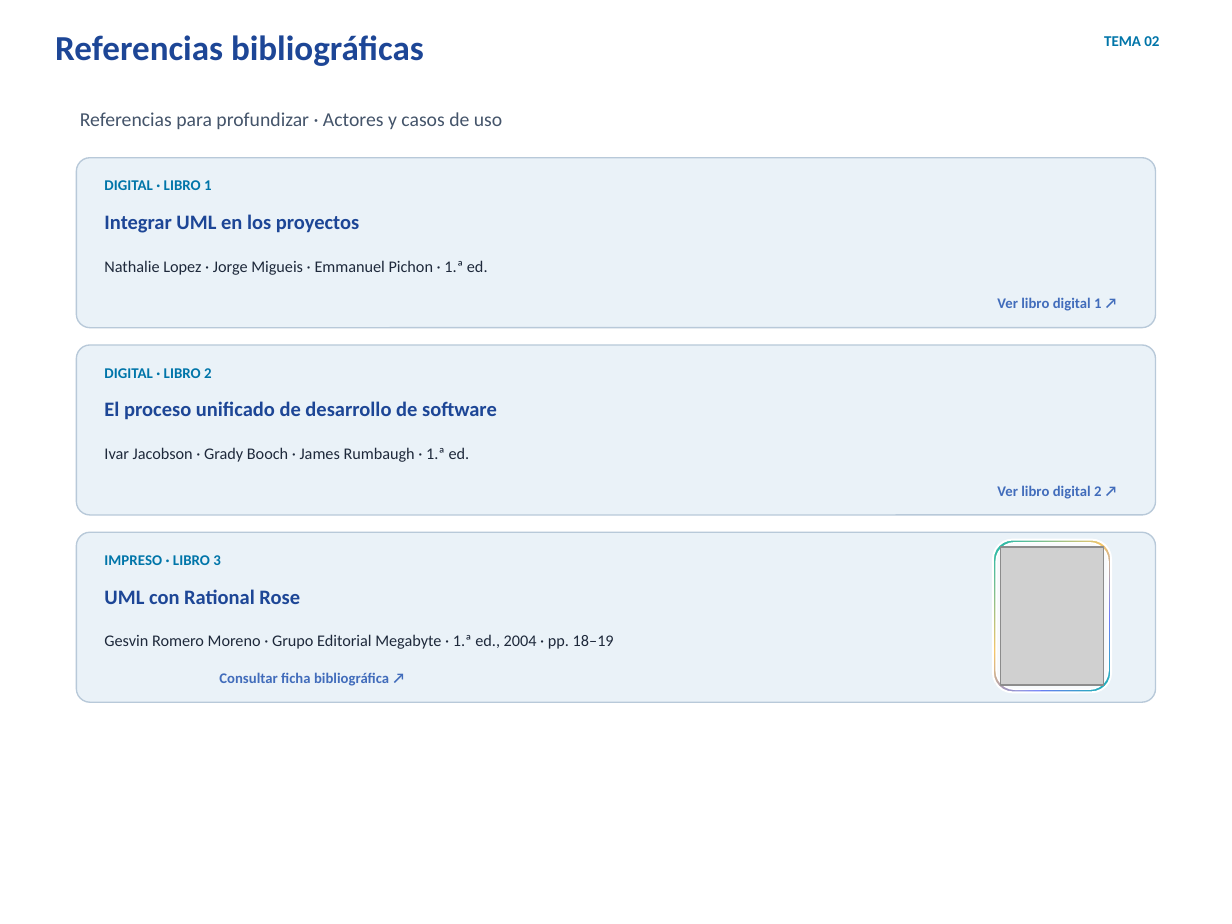
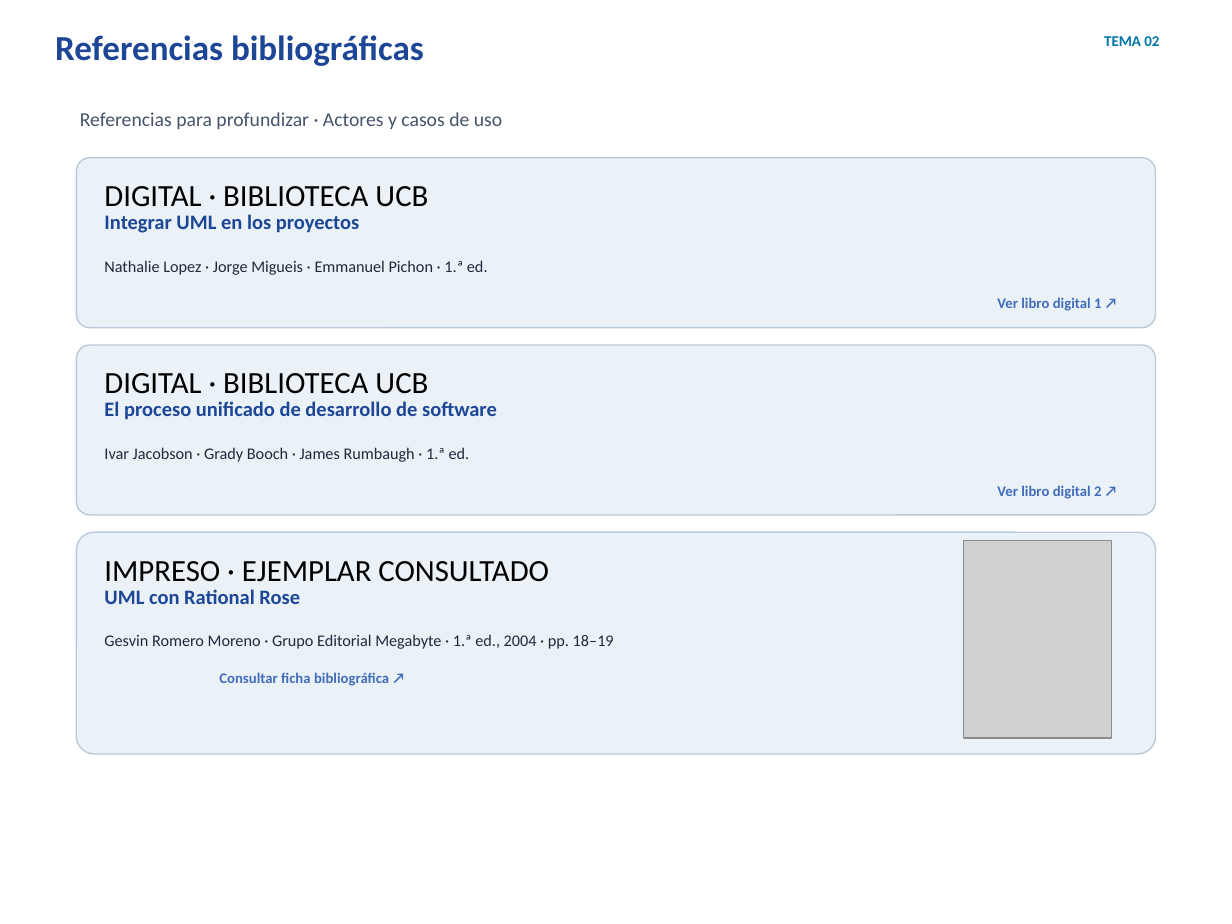
Before and after one commit to erickbravob/sistemas-informacion-i, a slide deck: slide 8 of materiales/actividad-1/tema-02-actores-casos-v9.pptx. Drawn at 1232x924 pixels with LibreOffice and Linux fonts; fonts in the diff are those of the drawing; grey boxes stand for pictures; background and template pictures are left out. Boxes give left, top, right and bottom in pixels: in the first picture for what was removed or moved away, otherwise in the second. Text is boxed around its words. In the diff, an @@ line names an element or a change of style, - is before the commit and + after.

```diff
--- a/materiales/actividad-1/tema-02-actores-casos-v9.pptx
+++ b/materiales/actividad-1/tema-02-actores-casos-v9.pptx
@@ text at [104, 186, 428, 207]: text changed; size 8.7 to 18 pt; text colour #0075A9 to #000000; bold off @@
-DIGITAL · LIBRO 1
+DIGITAL · BIBLIOTECA UCB
@@ text at [104, 373, 428, 402]: text changed; size 8.7 to 18 pt; text colour #0075A9 to #000000; bold off @@
-DIGITAL · LIBRO 2
+DIGITAL · BIBLIOTECA UCB
@@ rounded rectangle: place and size @@
-rounded rectangle at [76, 532, 1156, 702]
+rounded rectangle at [76, 532, 1156, 754]
@@ text at [104, 561, 549, 582]: text changed; size 8.7 to 18 pt; text colour #0075A9 to #000000; bold off @@
-IMPRESO · LIBRO 3
+IMPRESO · EJEMPLAR CONSULTADO
@@ picture added at [963, 541, 1111, 738] @@
@@ rounded rectangle removed at [993, 540, 1111, 692] @@
@@ rounded rectangle removed at [997, 543, 1109, 690] @@
@@ picture removed at [1000, 547, 1104, 685] @@
```
Also in this commit, not shown: 1 other slide changed, 4 other files.
